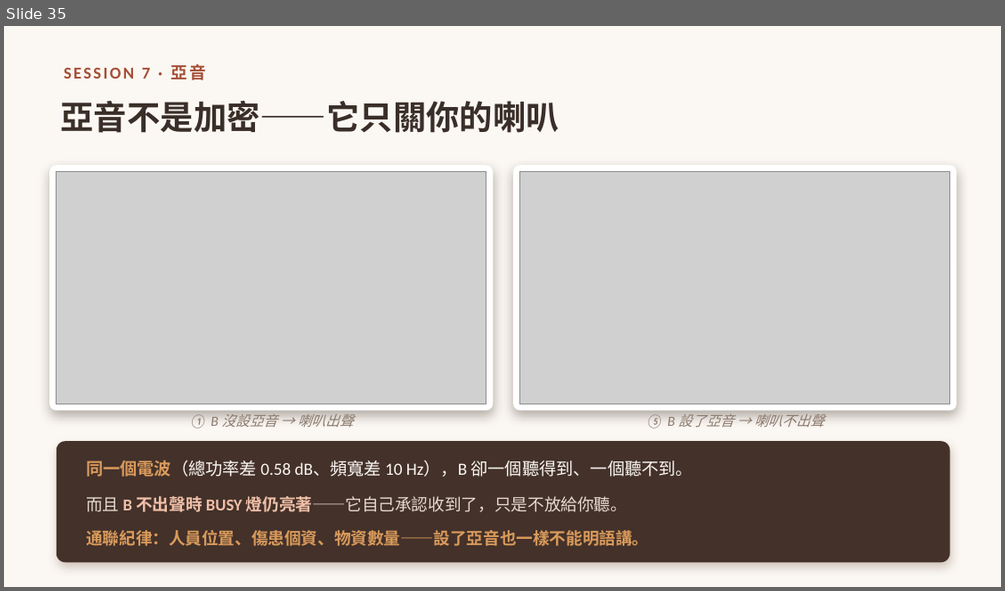
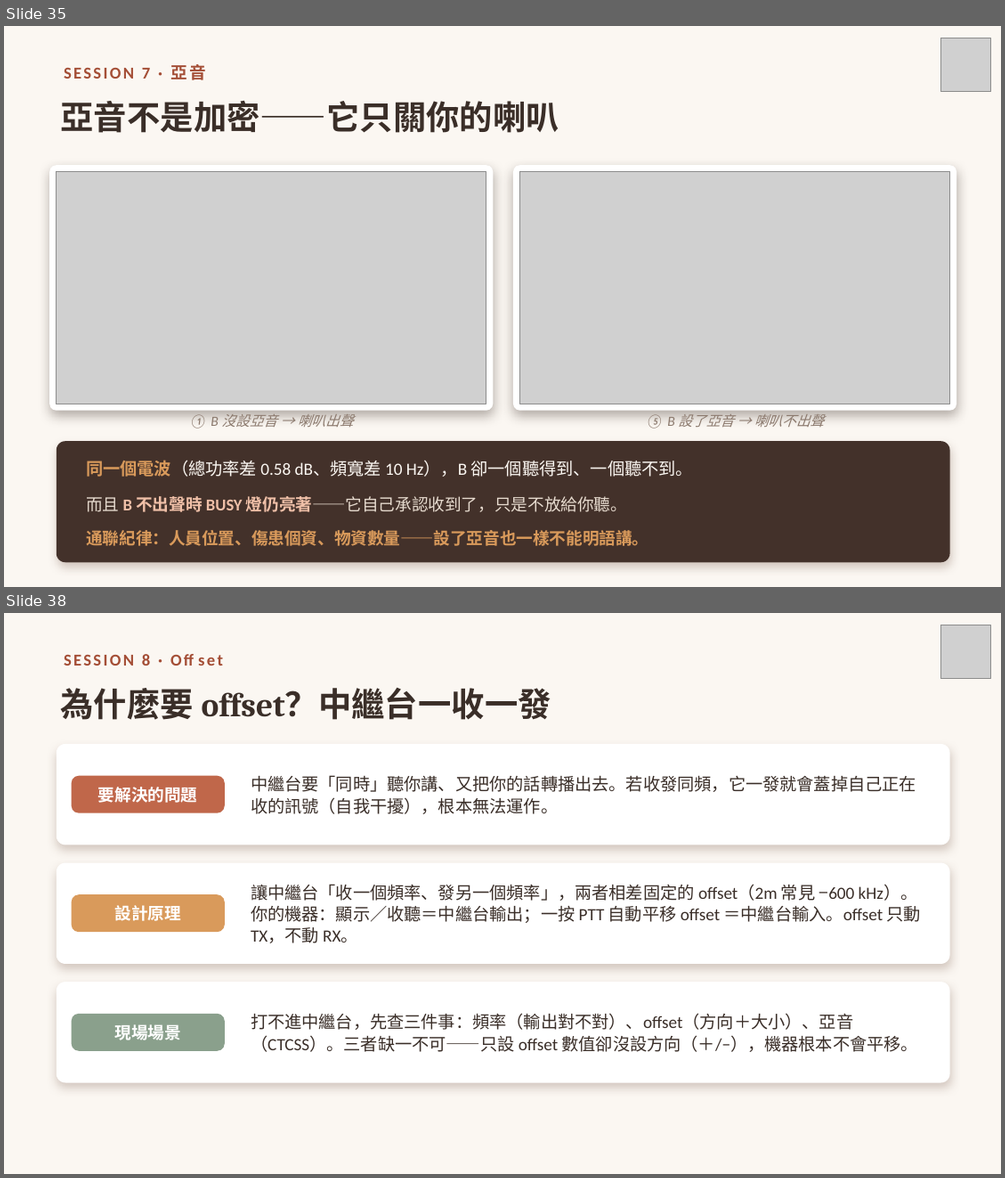
Before and after one commit to winson3QQ/Radio-Advanced, a slide deck: 投影片/進階無線電_第一節_課程投影片.pptx. Shown one above the other, each under a label of ours: slide 35 before the commit, slides 35 and 38 after it; the slides between them are not shown. The pictures are 1005x591 and 1005x1178 pixels, drawn with LibreOffice and Linux fonts; fonts in the diff are those of the drawing; grey boxes stand for pictures. Boxes give left, top, right and bottom in pixels: in the first picture for what was removed or moved away, otherwise in the second. Text is boxed around its words. In the diff, an @@ line names an element or a change of style, - is before the commit and + after.

```diff
--- a/投影片/進階無線電_第一節_課程投影片.pptx
+++ b/投影片/進階無線電_第一節_課程投影片.pptx
@@ slide 38 added at [4,613,1001,1174], background #FBF7F2 @@
@@ picture added at [941,625,990,679] @@
@@ text added at [142,654,150,666], 16 pt, text #A44E36, bold @@
+SESSION 8 · Offset
@@ text added at [61,688,551,720], 32 pt, text #3A2E28, bold @@
+為什麼要 offset？中繼台一收一發
@@ rounded rectangle added at [57,744,950,844], fill #FFFFFF @@
@@ rounded rectangle added at [72,775,225,812], fill #C0674A @@
@@ text added at [98,787,198,803], 16 pt, text #FFFFFF, bold @@
+要解決的問題
@@ text added at [251,775,916,814], 16.5 pt, text #3A2E28 @@
+中繼台要「同時」聽你講、又把你的話轉播出去。若收發同頻，它一發就會蓋掉自己正在收的訊號（自我干擾），根本無法運作。
@@ rounded rectangle added at [57,863,950,964], fill #FFFFFF @@
@@ rounded rectangle added at [72,895,225,933], fill #D99A5B @@
@@ text added at [114,905,180,921], 16 pt, text #FFFFFF, bold @@
+設計原理
@@ text added at [251,884,921,943], 16.5 pt, text #3A2E28 @@
+讓中繼台「收一個頻率、發另一個頻率」，兩者相差固定的 offset（2m 常見 −600 kHz）。你的機器：顯示／收聽＝中繼台輸出；一按 PTT 自動平移 offset ＝中繼台輸入。offset 只動 TX，不動 RX。
@@ rounded rectangle added at [57,981,950,1083], fill #FFFFFF @@
@@ text added at [251,1013,919,1052], 16.5 pt, text #3A2E28 @@
+打不進中繼台，先查三件事：頻率（輸出對不對）、offset（方向＋大小）、亞音（CTCSS）。三者缺一不可——只設 offset 數值卻沒設方向（＋/−），機器根本不會平移。
@@ rounded rectangle added at [72,1013,225,1051], fill #8AA08C @@
@@ text added at [114,1024,180,1040], 16 pt, text #FFFFFF, bold @@
+現場場景
@@ slide 35 changed as well @@
@@ picture added at [941,38,990,92] @@
```
Also in this commit, not shown: 46 other slides changed, 6 other slides added, 1 slide removed, 6 other files.
